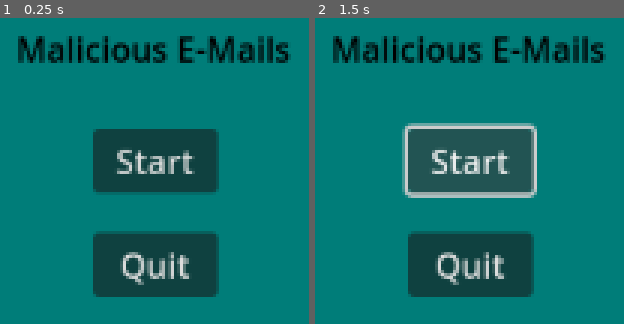
Above: before the commit, frames 1-2 (left to right).
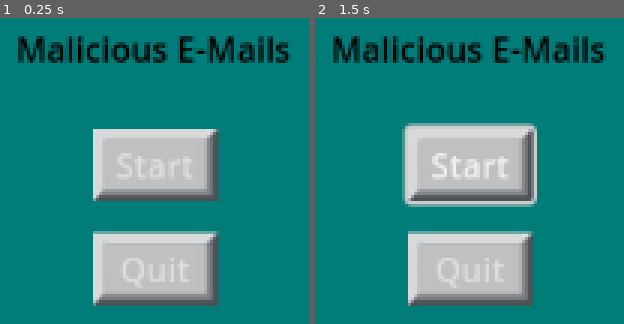
Above: after the commit, the same moments.

Repository: SeanGreeley/2025-Chillennium-Drury
Game: Godot game, scene res://scenes/GameTitle.tscn
Same seed, same stepped clock (60 frames per second), same inputs: the game is played once before the commit and once after it. The project has no main scene, so this scene is started directly.
Inputs:
- Up to frame 1 (0.25 s): no input
- Up to frame 2 (1.5 s): click "Start" at 0.5 s; click "Start" at 1.25 s

The runs differ from the first frame. In frame 1, 19% of the frame differs, in the area x 30-71%, y 36-95%; in frame 2, 20%, in the area x 28-72%, y 36-95%.

Commit message:
button update

Diff:
--- a/Theme/MainTheme.tres
+++ b/Theme/MainTheme.tres
@@ -1,4 +1,35 @@
-[gd_resource type="Theme" format=3 uid="uid://0cvsh5dbnr77"]
+[gd_resource type="Theme" load_steps=7 format=3 uid="uid://0cvsh5dbnr77"]
+
+[ext_resource type="Texture2D" uid="uid://dgl3gu2kh6fi" path="res://assets/button.jpg" id="1_otsgr"]
+[ext_resource type="Texture2D" uid="uid://3yqug2ps3760" path="res://assets/pressed button.jpg" id="2_4sykj"]
+
+[sub_resource type="StyleBoxTexture" id="StyleBoxTexture_b4fkq"]
+texture = ExtResource("1_otsgr")
+texture_margin_left = 6.0
+texture_margin_top = 6.0
+texture_margin_right = 6.0
+texture_margin_bottom = 6.0
+
+[sub_resource type="StyleBoxTexture" id="StyleBoxTexture_kyocu"]
+texture = ExtResource("1_otsgr")
+texture_margin_left = 6.0
+texture_margin_top = 6.0
+texture_margin_right = 6.0
+texture_margin_bottom = 6.0
+
+[sub_resource type="StyleBoxTexture" id="StyleBoxTexture_x2gh1"]
+texture = ExtResource("2_4sykj")
+texture_margin_left = 7.0
+texture_margin_top = 7.0
+texture_margin_right = 7.0
+texture_margin_bottom = 7.0
+
+[sub_resource type="StyleBoxTexture" id="StyleBoxTexture_p3e0l"]
+texture_margin_left = 10.0
 
 [resource]
+Button/styles/hover = SubResource("StyleBoxTexture_b4fkq")
+Button/styles/normal = SubResource("StyleBoxTexture_kyocu")
+Button/styles/pressed = SubResource("StyleBoxTexture_x2gh1")
 Label/colors/font_color = Color(0, 0, 0, 1)
+Label/styles/normal = SubResource("StyleBoxTexture_p3e0l")
--- a/scenes/GameTitle.tscn
+++ b/scenes/GameTitle.tscn
@@ -1,12 +1,11 @@
 [gd_scene load_steps=2 format=3 uid="uid://cspmxdwitqv8c"]
 
-[sub_resource type="Theme" id="Theme_ye1jq"]
-Label/colors/font_color = Color(0, 0, 0, 1)
+[ext_resource type="Theme" uid="uid://0cvsh5dbnr77" path="res://Theme/MainTheme.tres" id="1_j4beu"]
 
 [node name="GameOpening" type="Control"]
 layout_mode = 3
 anchors_preset = 0
-theme = SubResource("Theme_ye1jq")
+theme = ExtResource("1_j4beu")
 
 [node name="BackGround" type="ColorRect" parent="."]
 layout_mode = 0
Binary file changed: assets/Button.jpg
Not shown, changed: assets/Button.jpg.import
